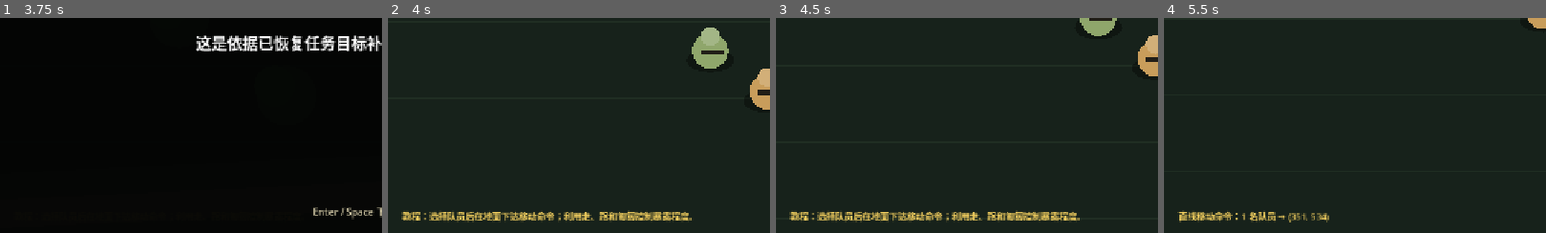
Above: before the commit, frames 1-4 (left to right).
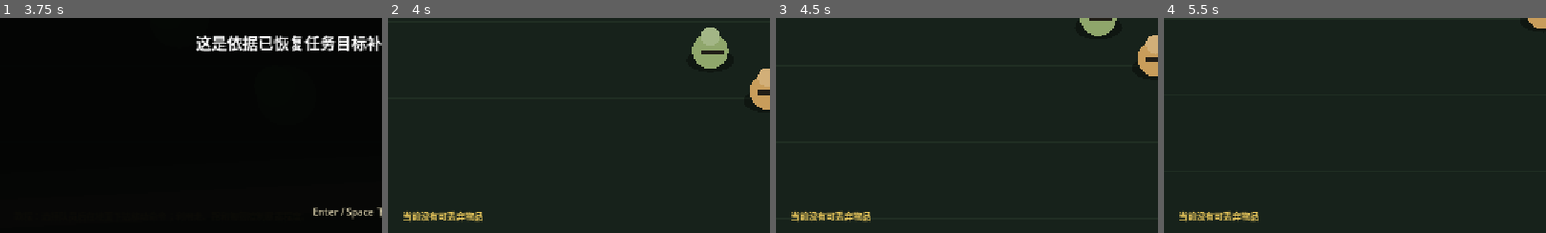
Above: after the commit, the same moments.

Repository: bigsinger/1937tezhongbing
Game: Godot game, scene res://scenes/main.tscn
The game is run twice, just before and just after one commit, with the same random seed, the same clock (stepped at 60 frames per second) and the same inputs.
Inputs (mouse positions are % of the whole screen's width and height, from its top left):
- Up to frame 1 (3.75 s): tap Enter (ui_accept) at 0.5, 0.77, 1.25, 2, 2.75, 3.5 s; move the mouse to (72, 45) at 0.52 s; hold Right (ui_right) 0.53-1.25 s; tap T at 0.6, 2.3 s; click (72, 45) at 0.67 s; drag from (30, 55) to (45, 70) at 1.27 s; move the mouse to (60, 28) at 2.02 s; hold Right (ui_right) 2.03-2.75 s; tap R at 2.1 s; click (60, 28) at 2.17 s; drag from (45, 70) to (20, 35) at 2.77 s; move the mouse to (80, 65) at 3.52 s; hold Left (ui_left) from 3.53 s (still down); tap B at 3.6 s; click (80, 65) at 3.67 s
- Up to frame 2 (4 s): keep holding Left (ui_left); tap Enter (ui_accept) at 3.77 s; tap T at 3.8 s
- Up to frame 3 (4.5 s): release Left (ui_left) at 4.25 s; drag from (20, 35) to (35, 25) at 4.27 s
- Up to frame 4 (5.5 s): move the mouse to (55, 50) at 5.02 s; hold Down (ui_down) from 5.03 s (still down); tap Ctrl at 5.1 s; click (55, 50) at 5.17 s; tap T at 5.3 s
The pictures show only the part of the screen within x 0-50%, y 50-100%; the shares and areas given below are measured in that part.

Frame 1 is identical in both runs. In frame 2, 2.5% of the frame differs, in the area x 3-80%, y 89-96%; in frame 3, 2.5%; in frame 4, 1.1%.

Commit message:
Add throwable ground items and enemy investigation

Diff:
--- a/Remake/game/scripts/enemy_unit.gd
+++ b/Remake/game/scripts/enemy_unit.gd
@@ -460,6 +460,17 @@
 	behavior_state = BehaviorState.CHASE
 	return true
 
+func investigate_position(world_position: Vector2) -> bool:
+	if not is_alive:
+		return false
+	current_target = null
+	last_known_target_position = world_position
+	search_elapsed = 0.0
+	chase_replan_elapsed = CHASE_REPLAN_SECONDS
+	behavior_state = BehaviorState.SEARCH
+	_issue_path_to(world_position)
+	return true
+
 
 func _is_hostile_target(target: Node2D) -> bool:
 	return (
--- a/Remake/game/scripts/main.gd
+++ b/Remake/game/scripts/main.gd
@@ -1058,6 +1058,10 @@
 			emit_noise_at(_mouse_world_position(), 640.0)
 			get_viewport().set_input_as_handled()
 			return
+		if key_event.pressed and key_event.keycode == KEY_T:
+			drop_selected_item_at(_mouse_world_position())
+			get_viewport().set_input_as_handled()
+			return
 		if key_event.pressed:
 			_consume_original_cheat_key(key_event)
 		var controls := runtime_settings.get("controls", {}) as Dictionary
@@ -2003,6 +2007,30 @@
 			alerted += 1
 	update_status("制造声音：%d 名敌人前往调查" % alerted)
 	return alerted
+
+func drop_selected_item_at(world_position: Vector2) -> bool:
+	if selected_units.is_empty():
+		update_status("请先选择队员")
+		return false
+	var item_key := ""
+	for raw_key: Variant in field_inventory.keys():
+		if int(field_inventory[raw_key]) > 0:
+			item_key = str(raw_key)
+			break
+	if item_key.is_empty():
+		update_status("当前没有可丢弃物品")
+		return false
+	field_inventory[item_key] = int(field_inventory[item_key]) - 1
+	var pickup := MISSION_PICKUP.new()
+	add_child(pickup)
+	pickup.configure({"item_name": item_key, "item_key": item_key, "quantity": 1}, world_position)
+	mission_pickups.append(pickup)
+	for enemy: ENEMY_UNIT in enemies:
+		if enemy.is_alive and enemy.position.distance_to(world_position) <= 640.0:
+			enemy.investigate_position(world_position)
+	_refresh_inventory_ui()
+	update_status("已将 %s 丢到地面，附近敌人会前往查看" % item_key)
+	return true
 
 
 func _on_attack_hit(
